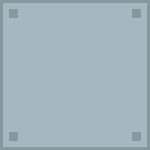
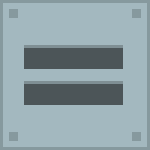
Layer changes from the first 150 × 150 image to the second:
showed group "Letters" (29 layers) over [24, 45, 123, 105]
added layer "=" in group "Letters" over [24, 45, 123, 105]
